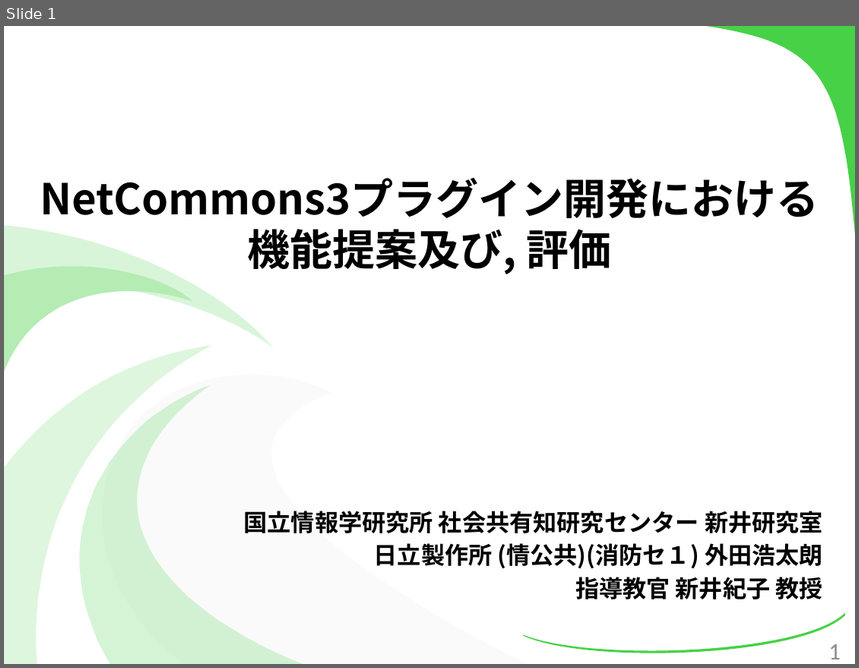
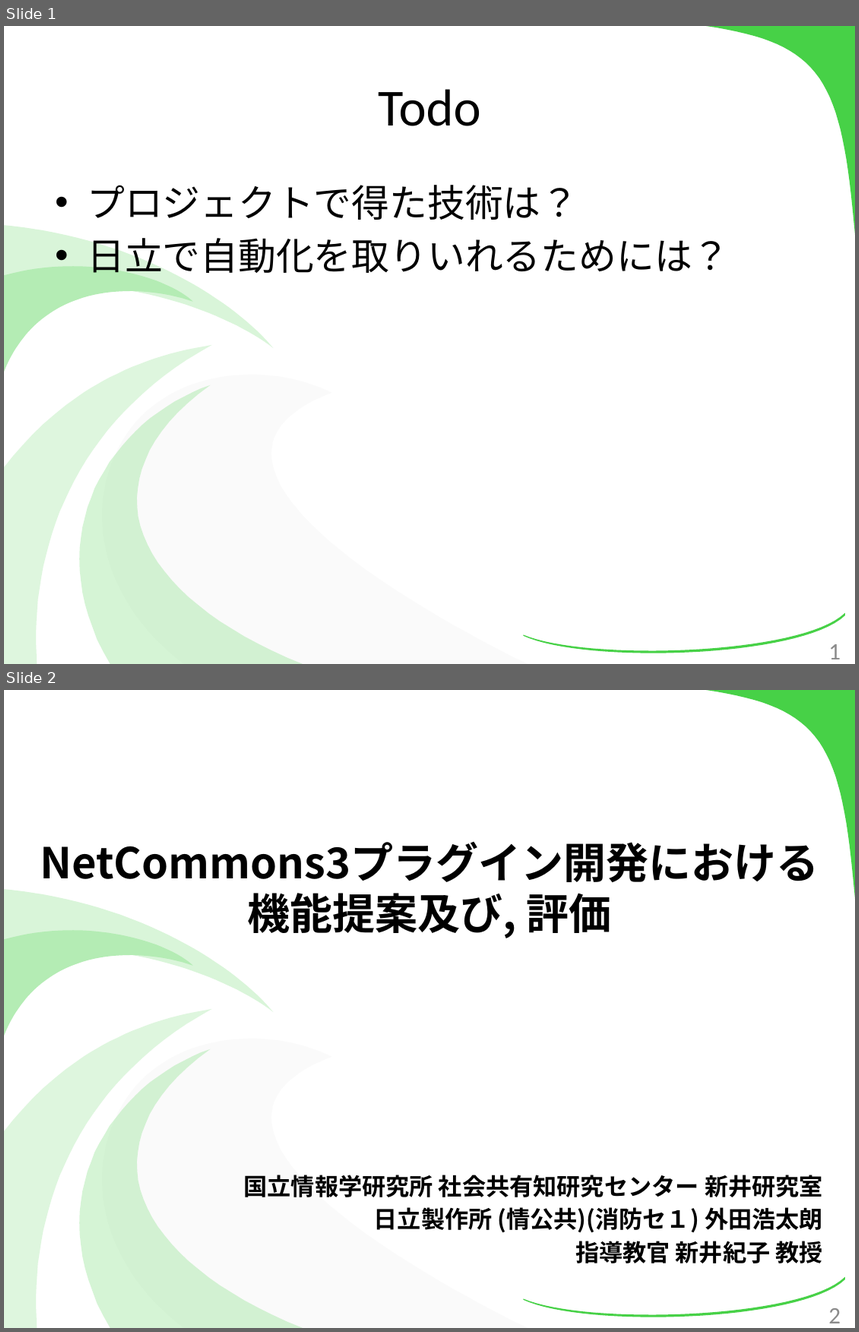
Before and after one commit to kotaro0717/Report-Management, a slide deck: 2.最終報告/3.発表資料/報告資料(最終).pptx. Shown one above the other, each under a label of ours: slide 1 before the commit, slides 1 and 2 after it. The pictures are 859x668 and 859x1332 pixels, drawn with LibreOffice and Linux fonts; fonts in the diff are those of the drawing. Boxes give left, top, right and bottom in pixels: in the first picture for what was removed or moved away, otherwise in the second. Text is boxed around its words. In the diff, an @@ line names an element or a change of style, - is before the commit and + after.

```diff
--- a/2.最終報告/3.発表資料/報告資料(最終).pptx
+++ b/2.最終報告/3.発表資料/報告資料(最終).pptx
@@ slide 1 added at [4, 26, 855, 664], background #FFFFFF; not listed: 8 template elements that a slide beside it also shows @@
@@ title added at [378, 89, 481, 126], 44 pt, text #000000 @@
+Todo
@@ text added at [87, 185, 731, 279], 32 pt, text #000000 @@
+• プロジェクトで得た技術は？
+• 日立で自動化を取りいれるためには？
@@ what was slide 1 is now slide 2 @@
@@ page number at [829, 1309, 841, 1324]: text changed @@
-1
+2
```
Also in this commit, not shown: 1 slide changed, 9 other slides added, 15 other files.
